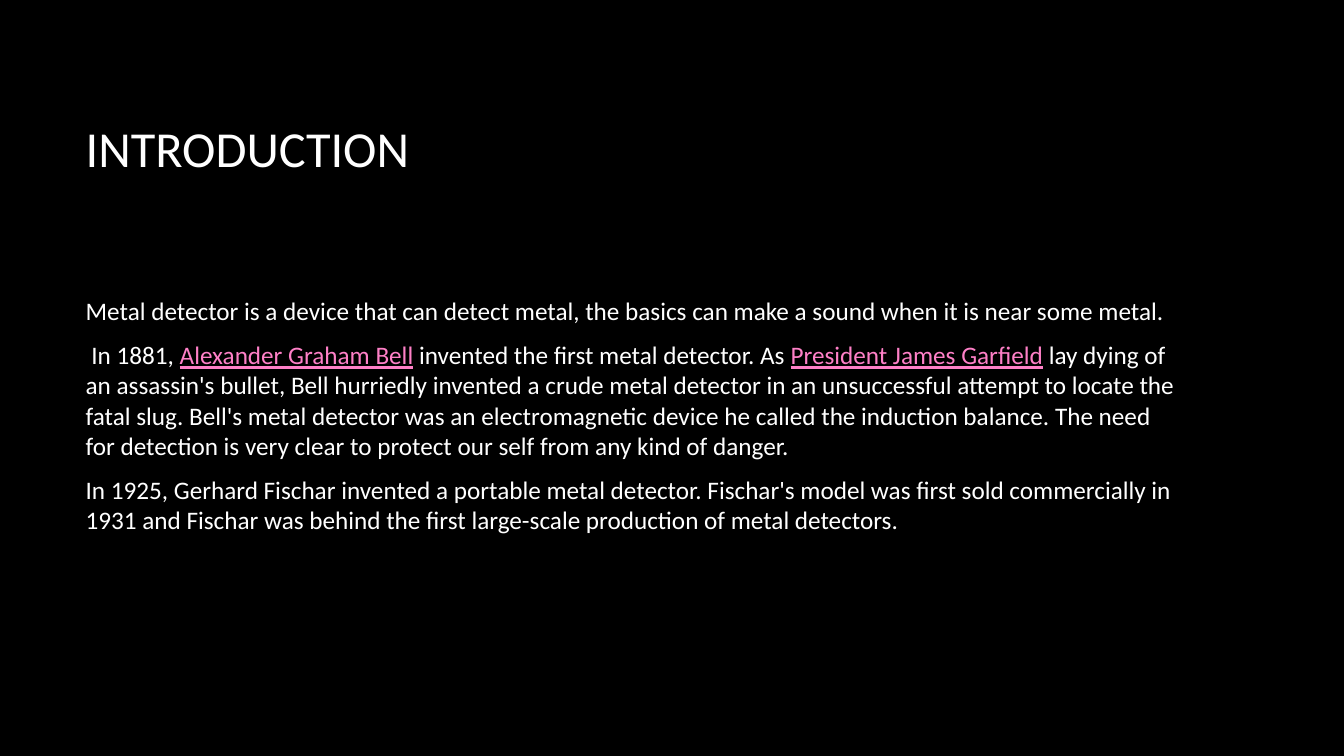
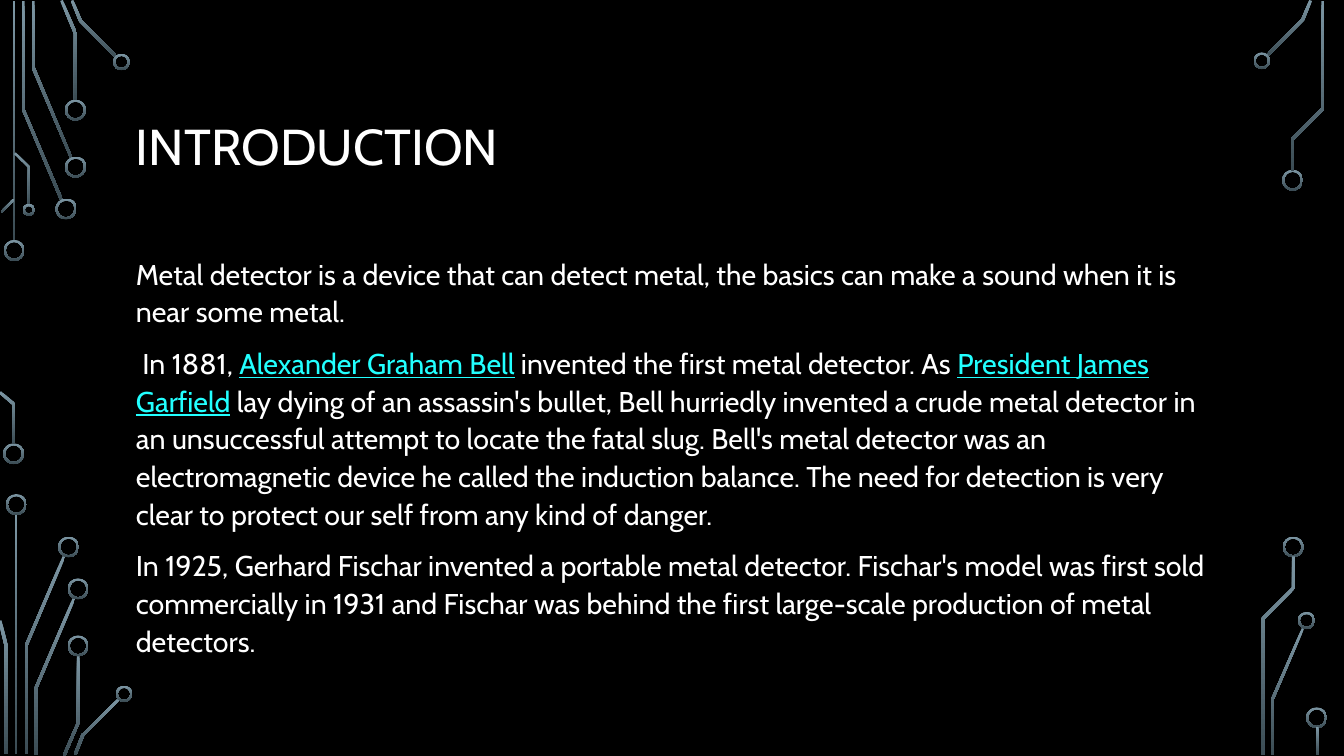
Before and after one commit to Saishivareddy/Smart-Metal-Detection, a slide deck: slide 3 of smart METAL Detector.pptx. Drawn at 1344x756 pixels with LibreOffice and Linux fonts; fonts in the diff are those of the drawing; background and template pictures are left out. Boxes give left, top, right and bottom in pixels: in the first picture for what was removed or moved away, otherwise in the second. Text is boxed around its words. In the diff, an @@ line names an element or a change of style, - is before the commit and + after.

```diff
--- a/smart METAL Detector.pptx
+++ b/smart METAL Detector.pptx
@@ title "INTRODUCTION": place and size @@
-title "INTRODUCTION" at bbox=[86, 134, 409, 168]
+title "INTRODUCTION" at bbox=[136, 129, 498, 166]
@@ title "INTRODUCTION" at bbox=[136, 129, 498, 166]: font Calibri to Cabin; line spacing 1 to 0.9 @@
@@ text "Metal detector is a device ...": place and size @@
-text "Metal detector is a device ..." at bbox=[86, 302, 1174, 534]
+text "Metal detector is a device ..." at bbox=[136, 263, 1204, 653]
@@ text "Metal detector is a device ..." at bbox=[136, 263, 1204, 653]: size 18 to 20.4 pt, font Calibri to Cabin; text colour #FE80C7 to #22FFFF in "Alexander Graham Bell President James Garfield"; line spacing 1 to 1.1; vertical alignment middle to top @@
@@ group added at bbox=[0, 0, 1328, 756]: 33 freeform shapes, 3 rectangles @@
```
Also in this commit, not shown: 9 other slides changed, 10 slides added, 2 slides removed.
